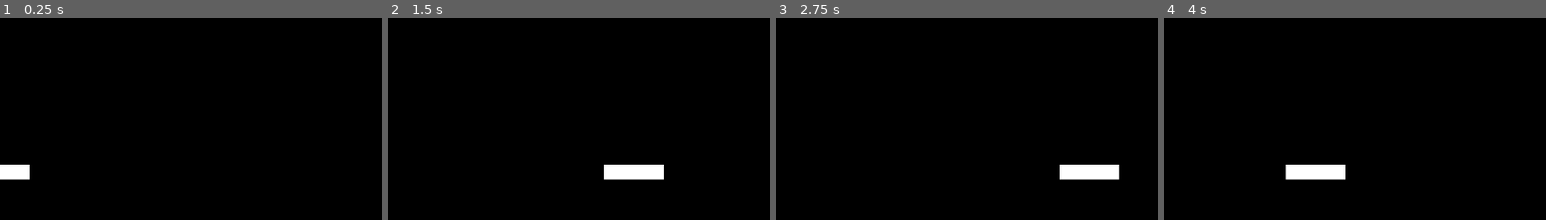
Above: before the commit, frames 1-4 (left to right).
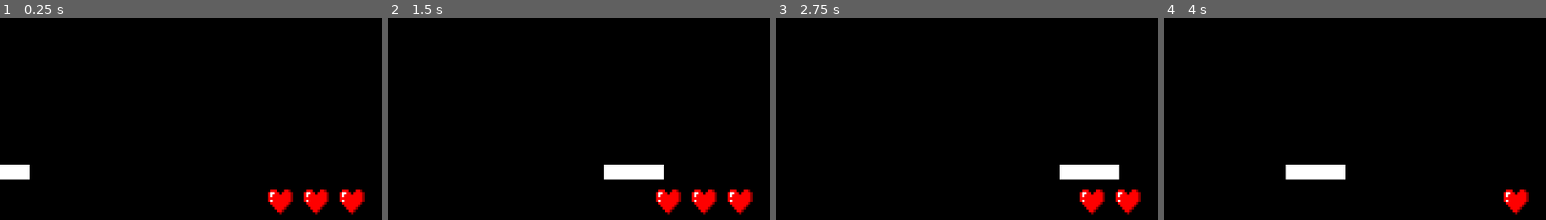
Above: after the commit, the same moments.

Repository: xriiitox/20-Game-Challenge
Game: Godot game, scene res://main.tscn
Two runs of this game, one before a commit and one after it. Both use one fixed random seed, a clock stepped at 60 frames per second and the inputs below.
Inputs:
- Up to frame 1 (0.25 s): no input
- Up to frame 2 (1.5 s): tap Enter at 0.5 s; hold Right (right) 0.53-1.28 s; hold Space (balls) 0.53-1.28 s; hold Left (left) from 1.28 s (still down); tap Space (balls) at 1.35 s
- Up to frame 3 (2.75 s): release Left (left) at 2.03 s; hold Right (right) from 2.03 s (still down); hold Space (balls) from 2.03 s (still down)
- Up to frame 4 (4 s): release Space (balls) at 2.78 s; tap Space (balls) at 2.85, 3.5 s; release Right (right) at 3.53 s; hold Left (left) from 3.53 s (still down); hold Space (balls) from 3.53 s (still down)
The pictures show only the part of the screen within x 50-100%, y 50-100%; the shares and areas given below are measured in that part.

The runs differ from the first frame. In frame 1, 1.8% of the frame differs, in the area x 70-96%, y 84-98%; in frame 2, 1.8%; in frame 3, 1.2%; in frame 4, 0.6%.

Commit message:
full game!

Diff:
--- a/Breakin/Ball.gd
+++ b/Breakin/Ball.gd
@@ -1,6 +1,8 @@
 extends CharacterBody2D
 
 @export var speed: float
+var lives := 3
+@onready var Main := $".."
 
 # Called when the node enters the scene tree for the first time.
 func _ready():
@@ -11,26 +13,40 @@
 
 # Called every frame. 'delta' is the elapsed time since the previous frame.
 func _physics_process(delta):
+	if Main.bricks_left == 0:
+		$"../WinText".visible = true
+		$"../Win".play()
+		process_mode = Node.PROCESS_MODE_DISABLED
 	var collision = move_and_collide(velocity.normalized() * speed * delta)
-
-	if global_position.x >= 1280 or global_position.x <= 0:
-		velocity.x = -velocity.x
 
 	if global_position.y <= 0:
 		velocity.y = -velocity.y
+		$"../PaddleSFX".play()
 
 	if global_position.y >= 720:
 		process_mode = Node.PROCESS_MODE_DISABLED
 		global_position = Vector2(240, 360)
 		velocity = Vector2(1, 1).normalized()
+		get_node("../Lives/" + str(lives)).queue_free()
+		lives -= 1
+		$"../Lose".play()
+		if lives == 0:
+			get_tree().change_scene_to_file("res://lose.tscn")
 
 	if collision:
-		if collision.get_collider().has_method("hit"):
+		var collider := collision.get_collider()
+		if collider.has_method("hit"):
 			velocity = velocity.bounce(collision.get_normal())
 			collision.get_collider().hit()
+			Main.bricks_left -= 1
 			$"../Score".text = str(int($"../Score".text) + 10)
+			$"../Brick".play()
+		elif collider.name == "WallLeft" or collider.name == "WallRight":
+			velocity = velocity.bounce(collision.get_normal())
+			$"../PaddleSFX".play()
 		else:
 			velocity = global_position - collision.get_collider().global_position
+			$"../PaddleSFX".play()
 		velocity = velocity.normalized() * speed * delta
 
 func _on_paddle_balls():
--- a/Breakin/brick.gd
+++ b/Breakin/brick.gd
@@ -1,14 +1,4 @@
 extends StaticBody2D
-
-
-# Called when the node enters the scene tree for the first time.
-func _ready() -> void:
-	pass # Replace with function body.
-
-
-# Called every frame. 'delta' is the elapsed time since the previous frame.
-func _process(delta: float) -> void:
-	pass
 
 func hit():
 	queue_free()
--- /dev/null
+++ b/Breakin/lose.tscn
@@ -0,0 +1,14 @@
+[gd_scene load_steps=2 format=3 uid="uid://bdfkfgr8kd31f"]
+
+[sub_resource type="LabelSettings" id="LabelSettings_p2qca"]
+font_size = 64
+
+[node name="Node2D" type="Node2D"]
+
+[node name="Label" type="Label" parent="."]
+offset_left = 490.0
+offset_top = 234.0
+offset_right = 971.0
+offset_bottom = 489.0
+text = "You Lose!"
+label_settings = SubResource("LabelSettings_p2qca")
--- a/Breakin/main.gd
+++ b/Breakin/main.gd
@@ -1,14 +1,17 @@
-extends Node2D
+class_name Main extends Node2D
 
 var brick = preload("res://brick.tscn")
+var bricks_left := 0
 
 # Called when the node enters the scene tree for the first time.
 func _ready():
 	for i in 8:
 		for j in 14:
 			var new_brick := brick.instantiate()
+			# wacky ass position calculation
 			new_brick.position = Vector2(45 + j * 90 + 10, 50 + i * 30 + 10)
 			add_child(new_brick)
+			bricks_left += 1
 
 
 # Called every frame. 'delta' is the elapsed time since the previous frame.
--- a/Breakin/main.tscn
+++ b/Breakin/main.tscn
@@ -1,10 +1,15 @@
-[gd_scene load_steps=9 format=3 uid="uid://bdbbcljyehl4u"]
+[gd_scene load_steps=15 format=3 uid="uid://bdbbcljyehl4u"]
 
 [ext_resource type="Script" path="res://Paddle.gd" id="1_ai1yo"]
 [ext_resource type="Texture2D" uid="uid://b7eiq54oj5mwl" path="res://ball.png" id="1_gi8vs"]
 [ext_resource type="Script" path="res://main.gd" id="1_yymj6"]
 [ext_resource type="PackedScene" uid="uid://c3gj2ehqnej2b" path="res://ball.tscn" id="4_141gx"]
 [ext_resource type="FontFile" uid="uid://dteok4bvkvr7h" path="res://pong-score.ttf" id="5_rxmw3"]
+[ext_resource type="AudioStream" uid="uid://bfblqpx0016tj" path="res://paddle.wav" id="5_x0lyx"]
+[ext_resource type="AudioStream" uid="uid://g0alb7a2ggk1" path="res://brick.wav" id="6_sxah1"]
+[ext_resource type="Texture2D" uid="uid://bmhbvtcrf4mfx" path="res://heart.png" id="8_u3rex"]
+[ext_resource type="AudioStream" uid="uid://dhcclycpyhesn" path="res://lose.wav" id="9_px076"]
+[ext_resource type="AudioStream" uid="uid://8ffjpfbvvs53" path="res://win.wav" id="10_y3ksa"]
 
 [sub_resource type="RectangleShape2D" id="RectangleShape2D_e5mxi"]
 size = Vector2(100, 20)
@@ -15,6 +20,9 @@
 
 [sub_resource type="RectangleShape2D" id="RectangleShape2D_ci4b3"]
 size = Vector2(81, 734)
+
+[sub_resource type="LabelSettings" id="LabelSettings_0t4bs"]
+font_size = 64
 
 [node name="Main" type="Node2D"]
 script = ExtResource("1_yymj6")
@@ -34,6 +42,12 @@
 texture = ExtResource("1_gi8vs")
 
 [node name="Ball" parent="." instance=ExtResource("4_141gx")]
+
+[node name="PaddleSFX" type="AudioStreamPlayer" parent="."]
+stream = ExtResource("5_x0lyx")
+
+[node name="Brick" type="AudioStreamPlayer" parent="."]
+stream = ExtResource("6_sxah1")
 
 [node name="Score" type="Label" parent="."]
 offset_left = 22.0
@@ -57,4 +71,37 @@
 position = Vector2(1322, 362)
 shape = SubResource("RectangleShape2D_ci4b3")
 
+[node name="Lives" type="Node2D" parent="."]
+position = Vector2(640, 640)
+
+[node name="3" type="Sprite2D" parent="Lives"]
+position = Vector2(470, 50)
+scale = Vector2(0.2, 0.2)
+texture = ExtResource("8_u3rex")
+
+[node name="2" type="Sprite2D" parent="Lives"]
+position = Vector2(530, 50)
+scale = Vector2(0.2, 0.2)
+texture = ExtResource("8_u3rex")
+
+[node name="1" type="Sprite2D" parent="Lives"]
+position = Vector2(590, 50)
+scale = Vector2(0.2, 0.2)
+texture = ExtResource("8_u3rex")
+
+[node name="Lose" type="AudioStreamPlayer" parent="."]
+stream = ExtResource("9_px076")
+
+[node name="WinText" type="Label" parent="."]
+visible = false
+offset_left = 446.0
+offset_top = 172.0
+offset_right = 900.0
+offset_bottom = 400.0
+text = "You Win!!!"
+label_settings = SubResource("LabelSettings_0t4bs")
+
+[node name="Win" type="AudioStreamPlayer" parent="."]
+stream = ExtResource("10_y3ksa")
+
 [connection signal="balls" from="Paddle" to="Ball" method="_on_paddle_balls"]
Not shown, added: Breakin/brick.wav.import
Binary file added: Breakin/heart.png
Not shown, added: Breakin/heart.png.import
Not shown, added: Breakin/lose.wav.import
Not shown, added: Breakin/paddle.wav.import
Not shown, added: Breakin/win.wav.import
Not shown, added: Breakin/brick.wav
Not shown, added: Breakin/lose.wav
Not shown, added: Breakin/paddle.wav
Not shown, added: Breakin/win.wav
